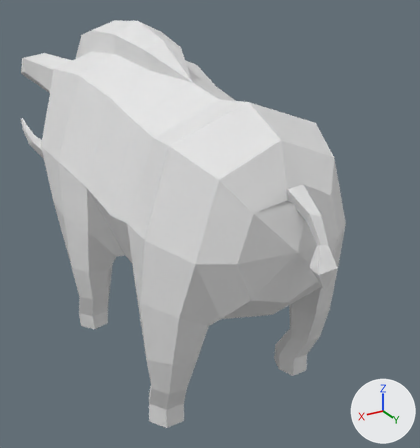
The FBX model Assets/!/GFX/Enemies/boar.fbx as it was, and as the next commit left it.
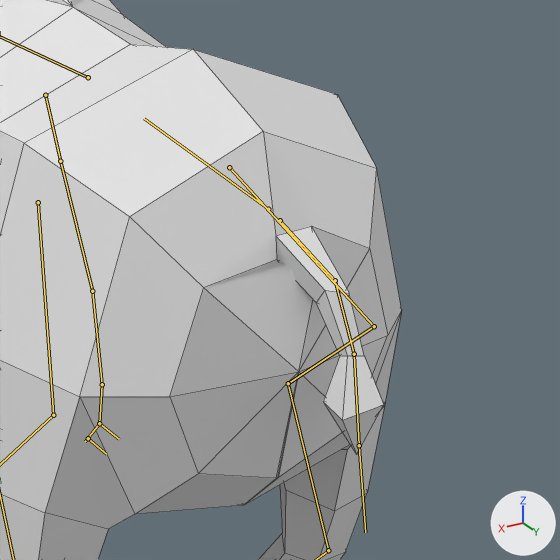
Each version appears first whole from a camera (50 mm lens) standing at (0.676, 1.349, 0.985) and looking at (-0.104, 0.048, 0.334), and next in a close-up on the part from 38% to 100% of the width and 18% to 76% of the height. Arrows for +X, +Y and +Z are at lower right; the lights stay in place. Both versions are drawn at frame 1 of the action 'Armature|boar_idle_1'; the numbers are the values there. The bones that bend it are drawn over the model as lines in the close-ups. The close-ups show mesh edges as thin lines.

The first close-up shows 'Boar'.
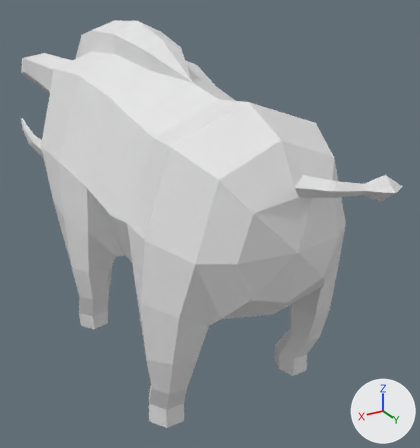
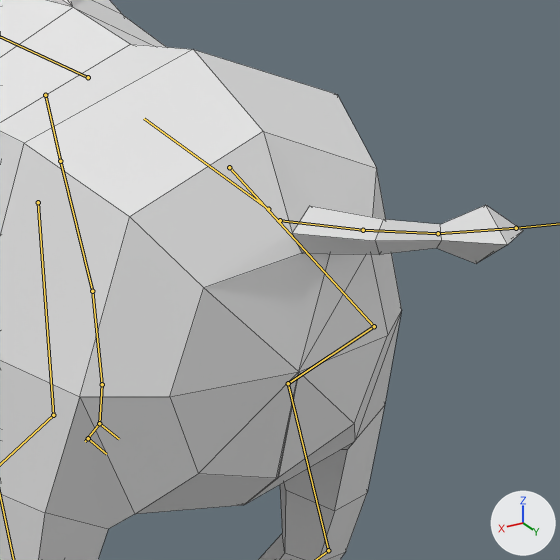
Location of each change, (x1, y1, x2, y2) in pixels of the close-ups (560 x 560 px):
'Boar', posed: before (0, 0, 402, 560); after (0, 0, 523, 560)
bone 'tail', root to tip: before (280, 220) to (335, 280); after (280, 220) to (363, 230)
bone 'tail.001', root to tip: before (335, 280) to (354, 354); after (363, 230) to (438, 233)
bone 'tail.002', root to tip: before (354, 354) to (359, 445); after (438, 233) to (516, 228)

Edits to the bpy script that builds the scene:
```text
Change bone_tail:
    where bone_tail = bpy.data.objects['Armature'].pose.bones['tail']  # child of 'root'
    bone_tail.rotation_quaternion: (0.829, -0.157, 0.536, 0.002) -> (0.728, -0.499, 0.47, 0.0)  # degrees (-35, 63, -21) -> degrees (-85, 43, -40)
Change bone_tail_001:
    where bone_tail_001 = bpy.data.objects['Armature'].pose.bones['tail.001']  # child of 'tail'
    bone_tail_001.rotation_quaternion: (0.959, 0.237, 0.0, 0.152) -> (1.0, 0.0, 0.0, 0.0)  # degrees (27, -4, 17) -> degrees (0, 0, 0)
Change bone_tail_002:
    where bone_tail_002 = bpy.data.objects['Armature'].pose.bones['tail.002']  # child of 'tail.001'
    bone_tail_002.rotation_quaternion: (0.986, 0.136, 0.0, 0.101) -> (1.0, 0.0, 0.0, 0.0)  # degrees (16, -2, 12) -> degrees (0, 0, 0)
```
